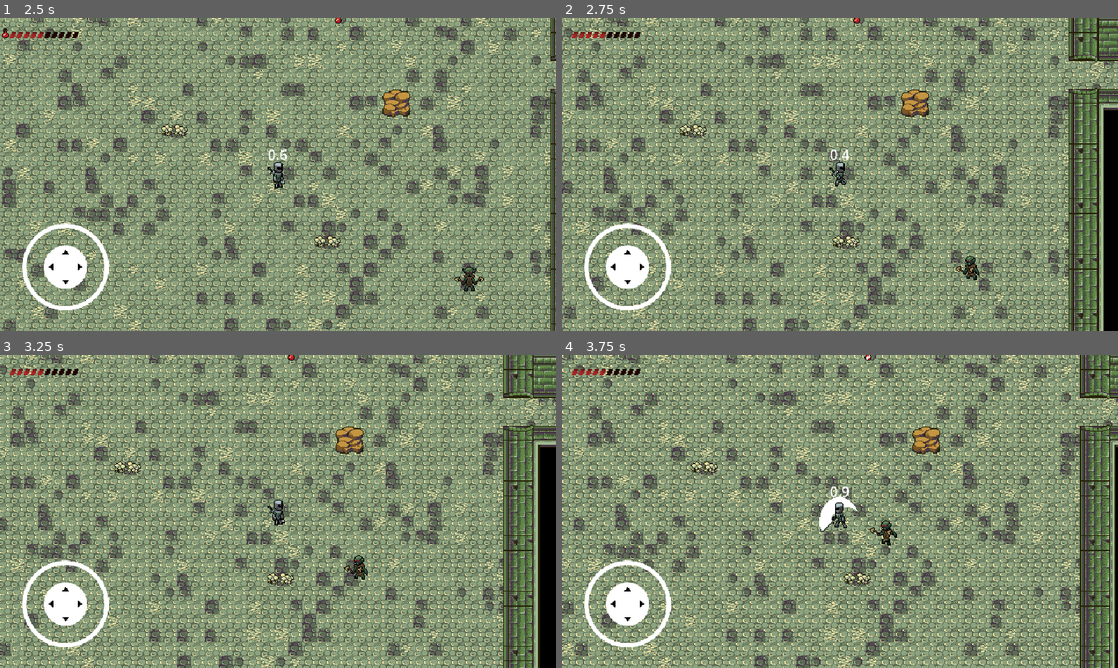
Above: before the commit, frames 1-4 (two rows, left to right).
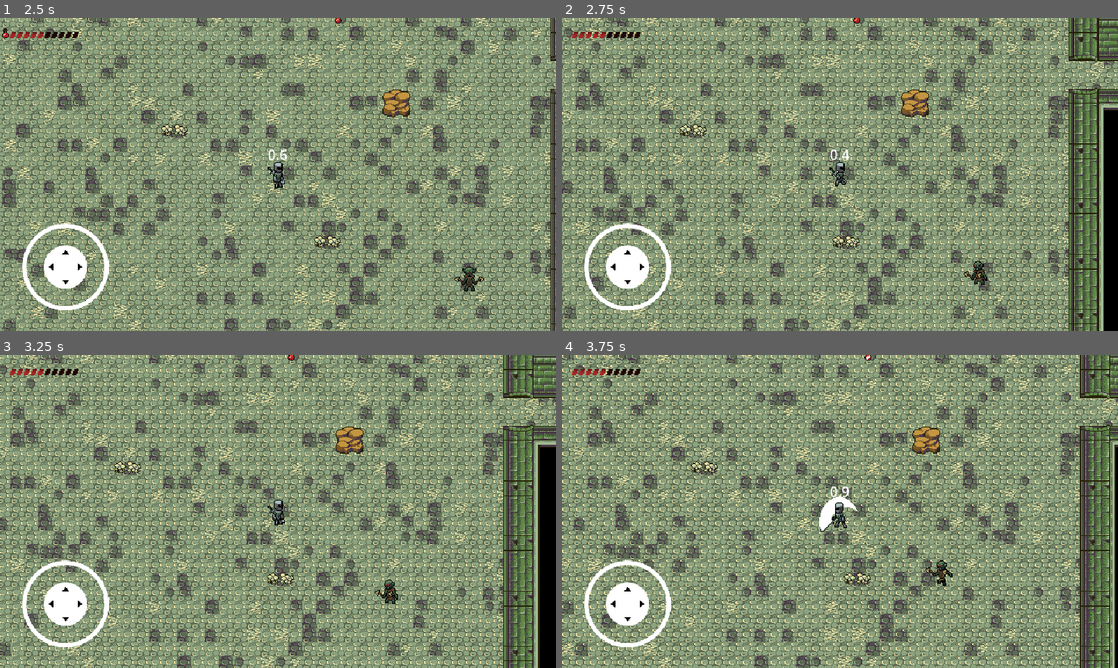
Above: after the commit, the same moments.

Repository: top-it-090304/OmskDev
Game: Godot game, scene res://scene/level/level.tscn
Two runs of this game, one before a commit and one after it. Both use one fixed random seed, a clock stepped at 60 frames per second and the inputs below.
Inputs (mouse positions are in pixels of both pictures, inside the frame that each line leads up to):
- Up to frame 1 (2.5 s): move the mouse to (400, 158) at 0.52 s; hold D (move_right) 0.53-1.25 s; click (400, 158) at 0.6 s; drag from (166, 190) to (494, 280) at 1.27 s; tap Enter at 2 s; move the mouse to (333, 105) at 2.02 s; hold D (move_right) from 2.03 s (still down); click (333, 105) at 2.1 s
- Up to frame 2 (2.75 s): keep holding D (move_right)
- Up to frame 3 (3.25 s): release D (move_right) at 2.75 s; drag from (250, 574) to (405, 605) at 2.77 s
- Up to frame 4 (3.75 s): move the mouse to (1006, 558) at 3.52 s; hold A (move_left) from 3.53 s (still down); click (1006, 558) at 3.6 s

Frame 1 is identical in both runs. In frame 2, 0.2% of the frame differs, in the area x 70-77%, y 76-86%; in frame 3, 0.3%, in the area x 61-72%, y 64-80%; in frame 4, 0.3%.

Commit message:
Агрессия противников

Diff:
--- a/scene/game_objects/enemy/goblin_axe/enemy(goblin_axe).gd
+++ b/scene/game_objects/enemy/goblin_axe/enemy(goblin_axe).gd
@@ -1,7 +1,7 @@
 extends CharacterBody2D
 var hp = 20
 @onready var anim = $AnimatedSprite2D
-var max_speed = randf_range(70,160)
+var max_speed = 70
 var damage = 5
 var player: Node2D = null
 const DETECTION_RADIUS := 220.0
--- a/scene/game_objects/enemy/goblin_axe/enemy(goblin_axe).tscn
+++ b/scene/game_objects/enemy/goblin_axe/enemy(goblin_axe).tscn
@@ -4,7 +4,7 @@
 [ext_resource type="Texture2D" uid="uid://dx7udtjmqvj3v" path="res://scene/game_objects/enemy/goblin_axe/GobDOWNidle(UNpacked).png" id="2_q3hyu"]
 [ext_resource type="Texture2D" uid="uid://brsgpb1s4eds4" path="res://scene/game_objects/enemy/goblin_axe/GobDOWNRun(UNpacked).png" id="3_q3hyu"]
 [ext_resource type="Texture2D" uid="uid://cheaprgwsscm7" path="res://sprites/enemys/axeGoblin/Right/Png/GoblinRightRun.png" id="4_kuux4"]
-[ext_resource type="Texture2D" uid="uid://dspou8l00k7g3" path="res://sprites/enemys/axeGoblin/up/Png/GoblinUpRun.png" id="5_ic4mc"]
+[ext_resource type="Texture2D" uid="uid://dspou8l00k7g3" path="res://sprites/enemys/axeGoblin/Up/Png/GoblinUpRun.png" id="5_ic4mc"]
 [ext_resource type="Texture2D" uid="uid://1hnyhc72grqp" path="res://sprites/enemys/axeGoblin/Left/Png/GoblinLeftRun.png" id="6_uhxqc"]
 
 [sub_resource type="AtlasTexture" id="AtlasTexture_alucc"]
